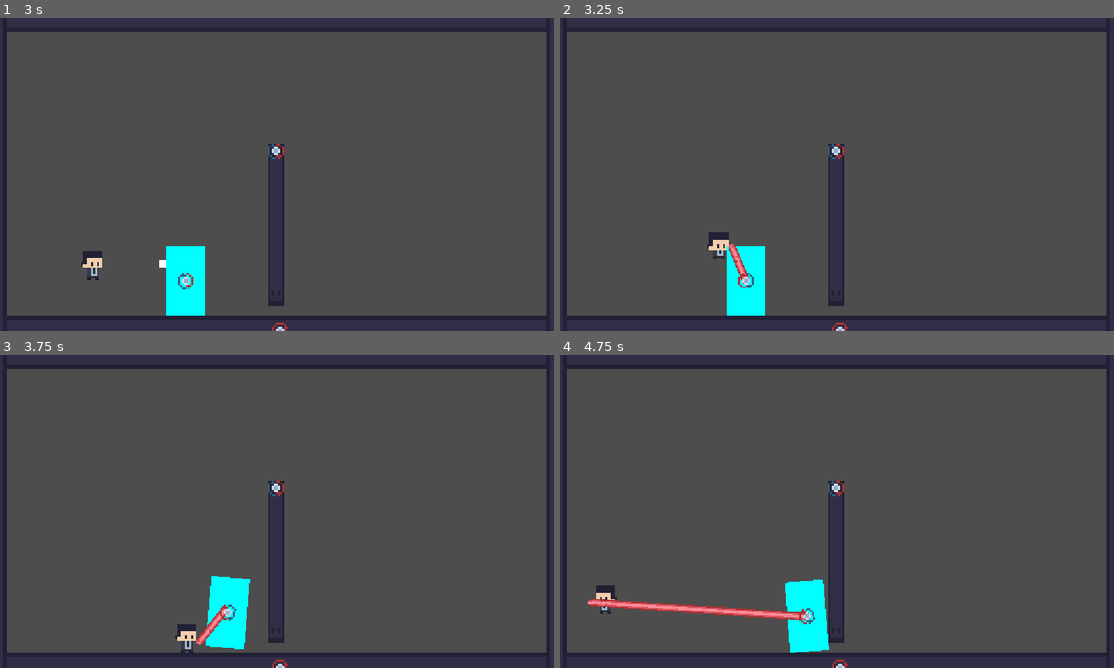
Above: before the commit, frames 1-4 (two rows, left to right).
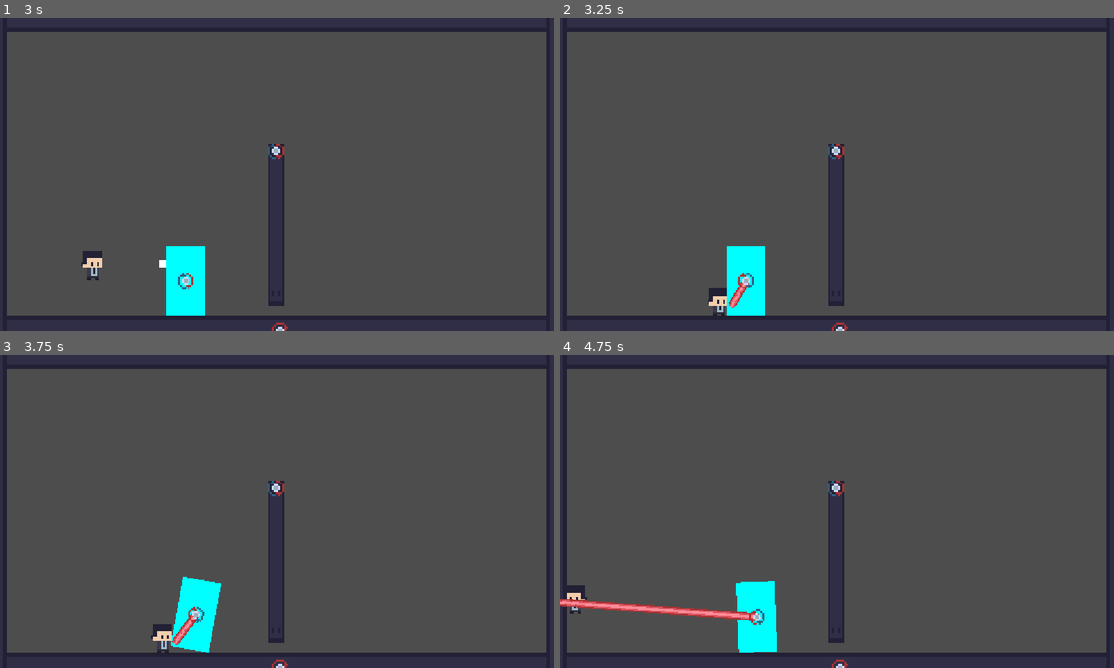
Above: after the commit, the same moments.

Repository: ChezM4ster/spin-to-win-jam
Game: Godot game, scene res://Scenes/testscene.tscn
The game is run twice, just before and just after one commit, with the same random seed, the same clock (stepped at 60 frames per second) and the same inputs.
Inputs:
- Up to frame 1 (3 s): tap Enter (Interact) at 0.5, 0.6, 2.85 s; hold D (Move_Right) 0.53-2.03 s; tap W (Jump) at 0.77, 1.52 s; tap Right (Spin_CW) at 1.35 s; hold A (Move_Left) 2.03-2.78 s; tap Left (Spin_CounterCW) at 2.1 s; tap Space at 2.75 s; hold D (Move_Right) from 2.78 s (still down)
- Up to frame 2 (3.25 s): keep holding D (Move_Right); tap W (Jump) at 3.02 s
- Up to frame 3 (3.75 s): keep holding D (Move_Right); tap Right (Spin_CW) at 3.6 s
- Up to frame 4 (4.75 s): tap W (Jump) at 3.77, 4.52 s; release D (Move_Right) at 4.28 s; hold A (Move_Left) from 4.28 s (still down); tap Left (Spin_CounterCW) at 4.35 s

Frame 1 is identical in both runs. In frame 2, 0.7% of the frame differs, in the area x 26-35%, y 68-96%; in frame 3, 2.9%; in frame 4, 4.5%, in the area x 0-49%, y 71-96%.

Commit message:
Fixed jumping again
Fixed the flappy bird jump issue again caused by a manual merge

Diff:
--- a/Scripting/Player_Controller.gd
+++ b/Scripting/Player_Controller.gd
@@ -34,11 +34,11 @@
 		if was_on_floor and velocity.y >= 0 :
 			can_coyote_jump = true
 			get_tree().create_timer(coyote_t).timeout.connect(func(): can_coyote_jump = false)
-		else:
-			if jump_pressed:
-				velocity.y = JUMP_VELOCITY
-				jump_pressed=false
-				jump_buffer_timer.stop()
+	else:
+		if jump_pressed:
+			velocity.y = JUMP_VELOCITY
+			jump_pressed=false
+			jump_buffer_timer.stop()
 
 	if Input.is_action_just_pressed("Jump"):
 		if is_on_floor() or can_coyote_jump:
